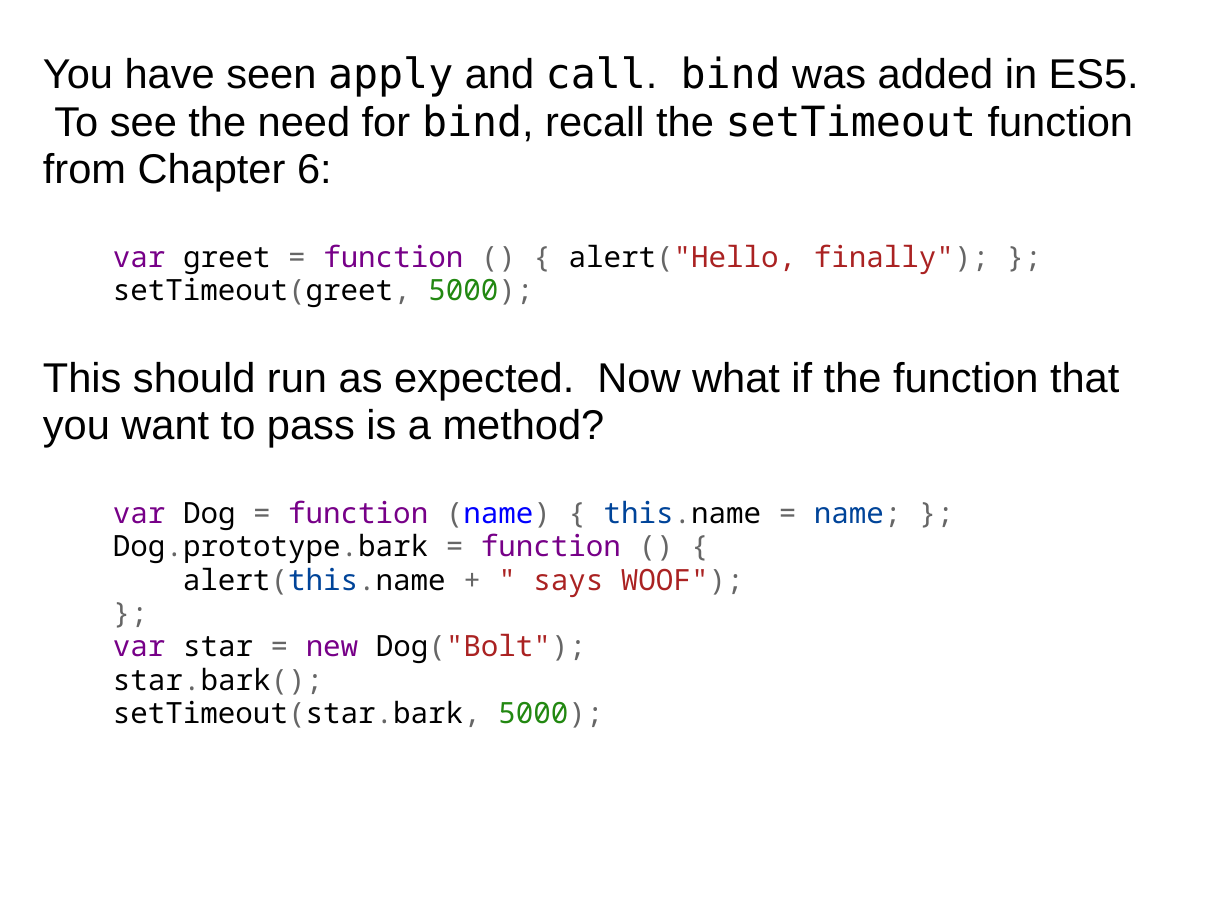
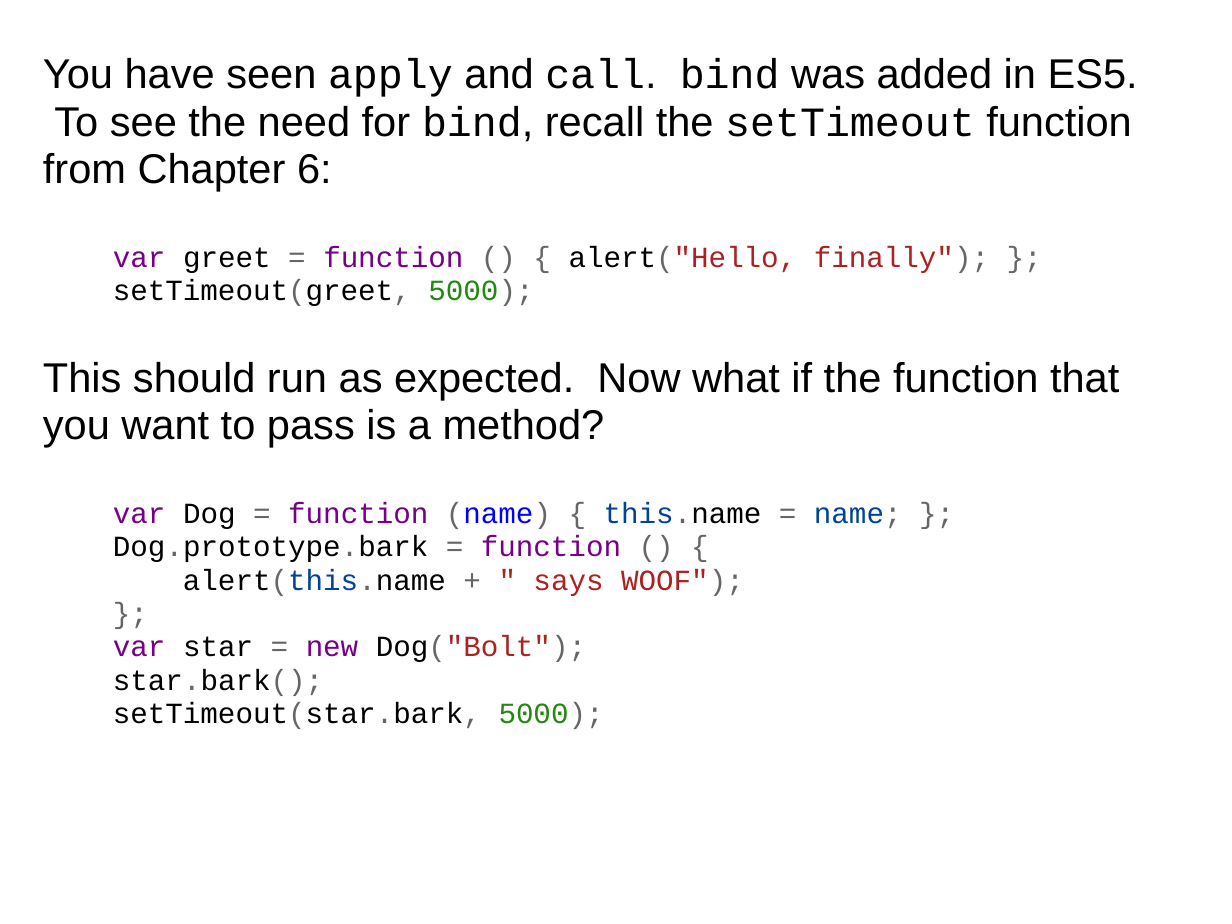
Before and after one commit to dondi/javascript-book, a slide deck: slide 51 of presentations/Chapter_7_Presentation.ppt. Drawn at 1232x924 pixels with LibreOffice and Linux fonts; fonts in the diff are those of the drawing; background and template pictures are left out. Boxes give left, top, right and bottom in pixels: in the first picture for what was removed or moved away, otherwise in the second. Text is boxed around its words. In the diff, an @@ line names an element or a change of style, - is before the commit and + after.

```diff
--- a/presentations/Chapter_7_Presentation.ppt
+++ b/presentations/Chapter_7_Presentation.ppt
@@ text at (43,58,1138,729): font DejaVu Sans Mono to Courier New in "apply call. bind bind, setTimeout"; font Noto Sans Mono to Courier New in "var greet = function () { alert("Hello, ...", "var Dog = function (name) { this.name ...", "alert(this.name + " says WOOF");", "}; var star = new Dog("Bolt"); star.bark(); ..." @@
```
Also in this commit, not shown: 7 other slides changed.
